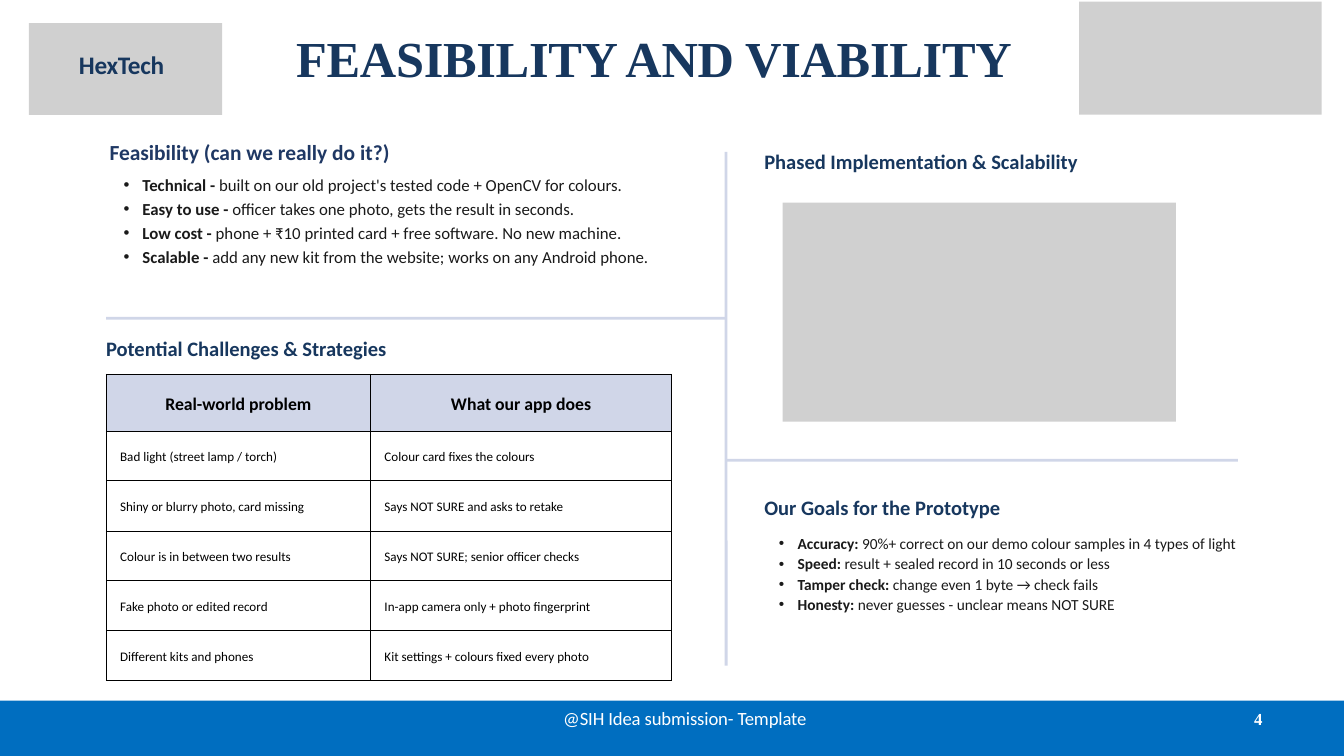
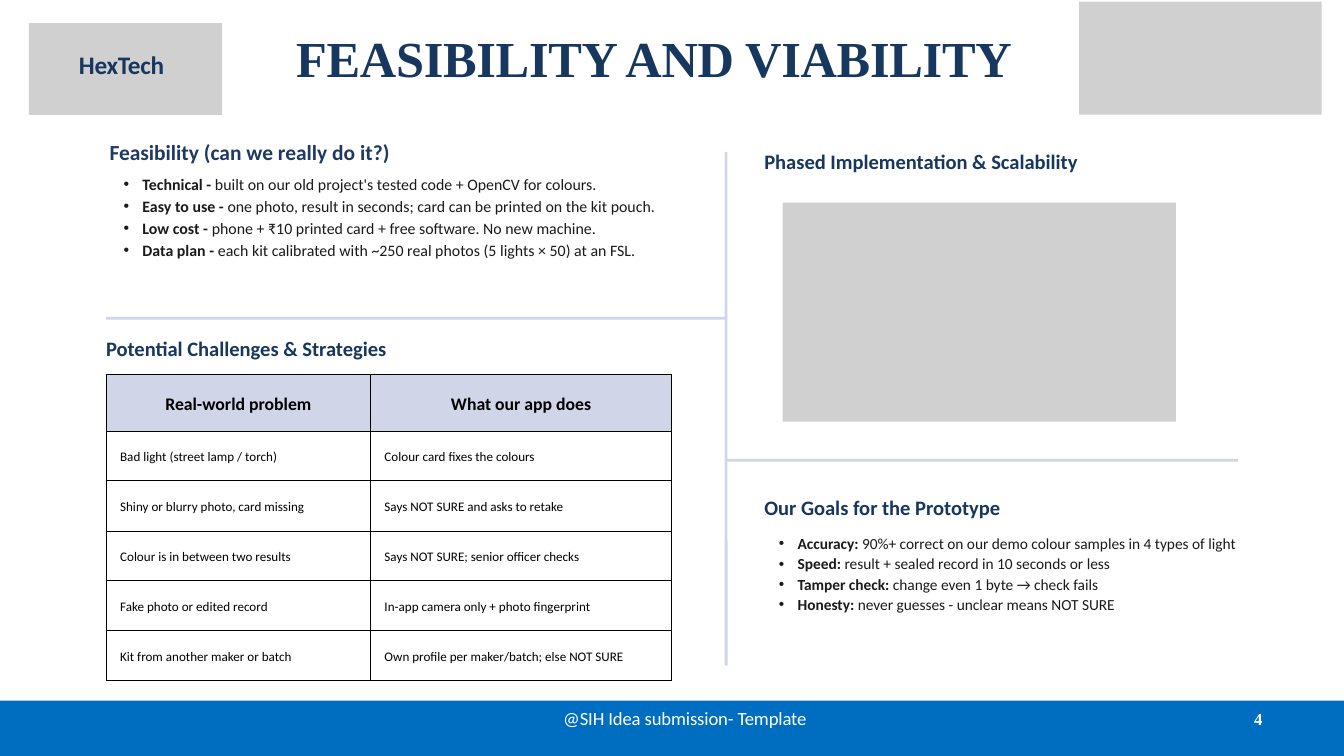
Before and after one commit to Lokeshraj2006/NarcTest, a slide deck: slide 4 of docs/SIH26231_FieldProof_HexTech.pptx. Drawn at 1344x756 pixels with LibreOffice and Linux fonts; fonts in the diff are those of the drawing; grey boxes stand for pictures. Boxes give left, top, right and bottom in pixels: in the first picture for what was removed or moved away, otherwise in the second. Text is boxed around its words. In the diff, an @@ line names an element or a change of style, - is before the commit and + after.

```diff
--- a/docs/SIH26231_FieldProof_HexTech.pptx
+++ b/docs/SIH26231_FieldProof_HexTech.pptx
@@ text at [142, 179, 597, 237]: size 18 to 17 pt in "Technical - built on our old project's ...", "Low cost - phone + ₹10 printed ..."; less space between paragraphs @@
@@ text at [142, 201, 655, 215]: text changed; size 18 to 17 pt @@
-• Easy to use - officer takes one photo, gets the result in seconds.
+• Easy to use - one photo, result in seconds; card can be printed on the kit pouch.
@@ text at [142, 244, 635, 259]: text changed; size 18 to 17 pt @@
-• Scalable - add any new kit from the website; works on any Android phone.
+• Data plan - each kit calibrated with ~250 real photos (5 lights × 50) at an FSL.
@@ table at [106, 374, 671, 681] @@
-row 6, column 1: Different kits and phones
+row 6, column 1: Kit from another maker or batch
-row 6, column 2: Kit settings + colours fixed every photo
+row 6, column 2: Own profile per maker/batch; else NOT SURE
```
Also in this commit, not shown: 4 other slides changed, 1 other file.
